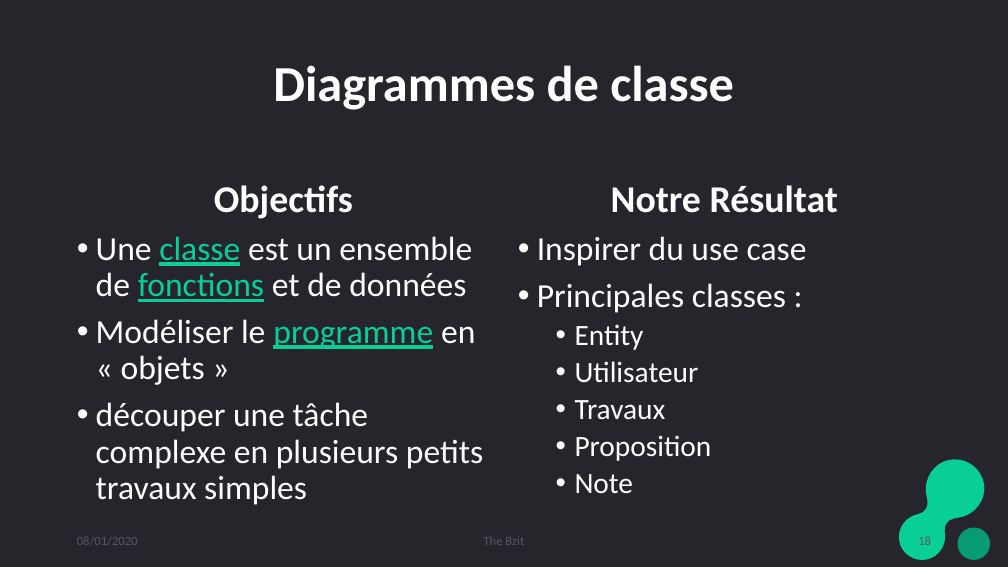
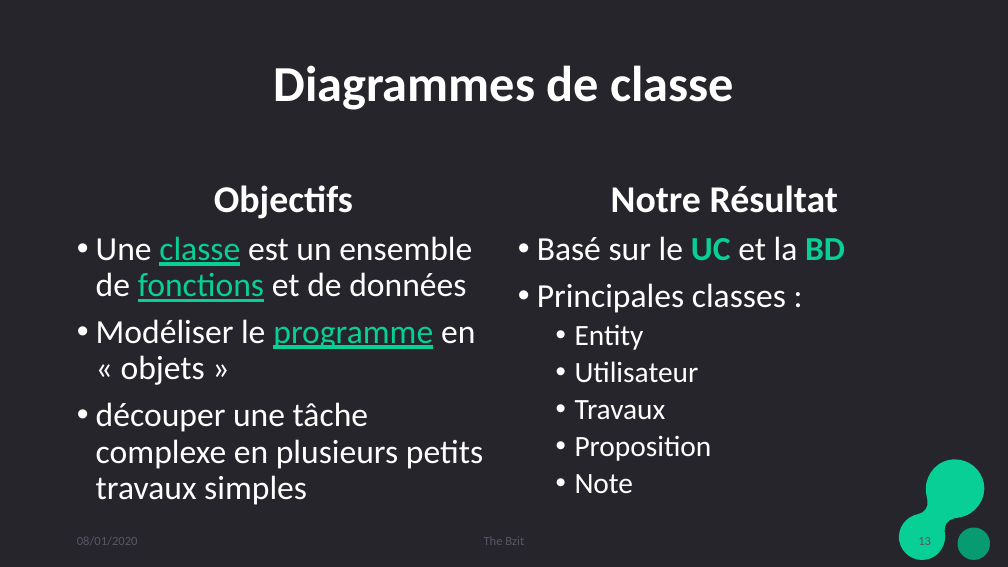
Before and after one commit to djuhnix/projet-s3, a slide deck: slide 13 of docs/Présentation projet soutenance.pptx (slide 18 before the commit). Drawn at 1008x567 pixels with LibreOffice and Linux fonts; fonts in the diff are those of the drawing. Boxes give left, top, right and bottom in pixels: in the first picture for what was removed or moved away, otherwise in the second. Text is boxed around its words. In the diff, an @@ line names an element or a change of style, - is before the commit and + after.

```diff
--- a/docs/Présentation projet soutenance.pptx
+++ b/docs/Présentation projet soutenance.pptx
@@ text at bbox=[537, 236, 845, 261]: text changed @@
-• Inspirer du use case
+• Basé sur le UC et la BD
@@ page number at bbox=[918, 537, 931, 545]: text changed @@
-18
+13
```
Also in this commit, not shown: 6 other slides changed, 5 slides added, 9 slides removed, 3 other files.
